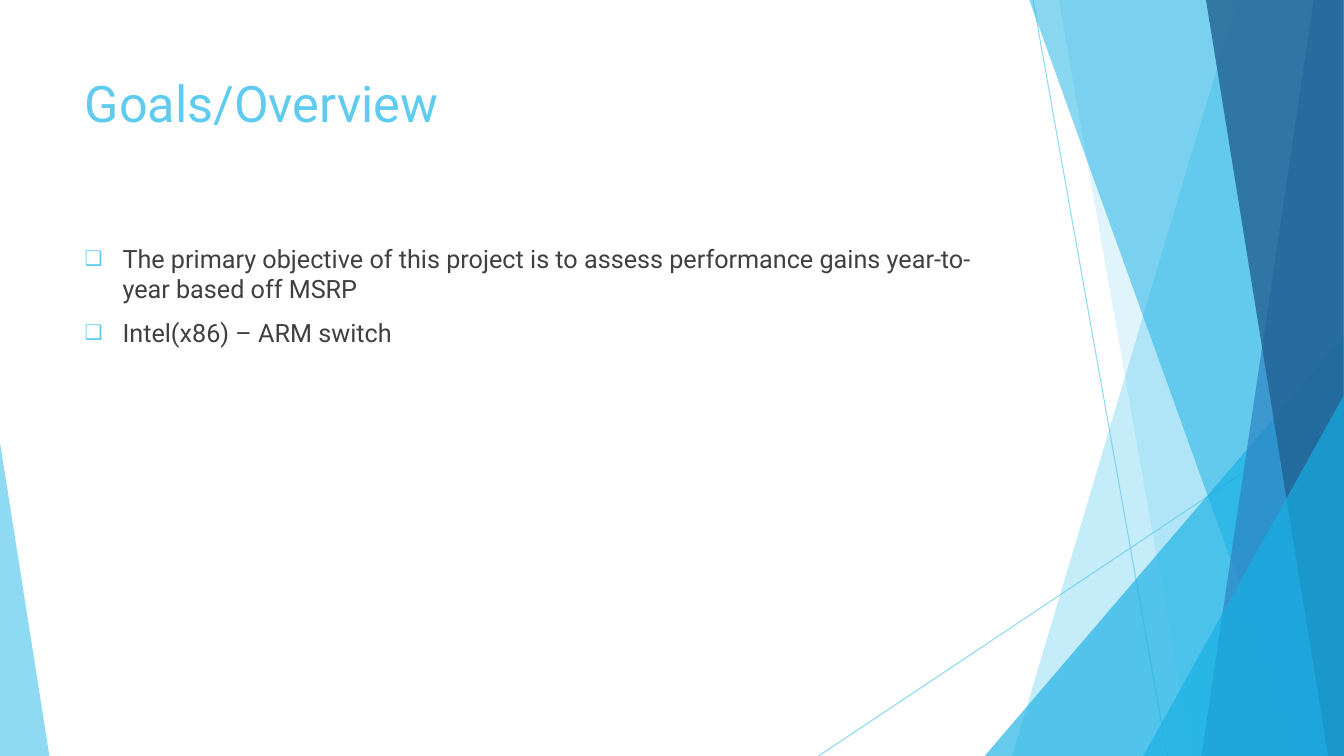
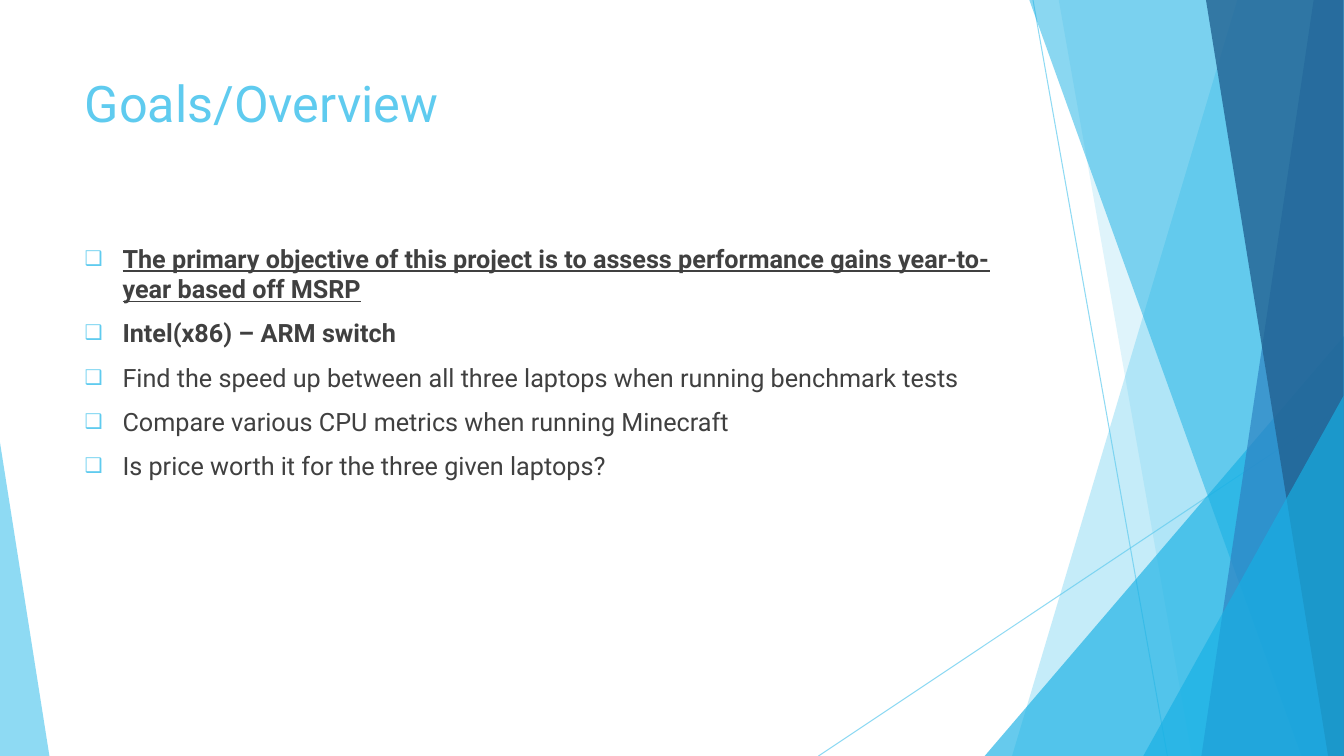
Before and after one commit to Cnh1116/Computer-Architecture-Project, a slide deck: slide 2 of Project Presentation.pptx. Drawn at 1344x756 pixels with LibreOffice and Linux fonts; fonts in the diff are those of the drawing. Boxes give left, top, right and bottom in pixels: in the first picture for what was removed or moved away, otherwise in the second. Text is boxed around its words. In the diff, an @@ line names an element or a change of style, - is before the commit and + after.

```diff
--- a/Project Presentation.pptx
+++ b/Project Presentation.pptx
@@ text at [123,249,989,348]: bold on in "The primary objective of this project is ...", "Intel(x86) – ARM switch"; underline on in "The primary objective of this project is ..." @@
@@ text at [123,368,958,481]: paragraphs added @@
+❑ Find the speed up between all three laptops when running benchmark tests
+❑ Compare various CPU metrics when running Minecraft
+❑ Is price worth it for the three given laptops?
```
Also in this commit, not shown: 6 other slides changed, 2 slides added, 1 slide removed.
